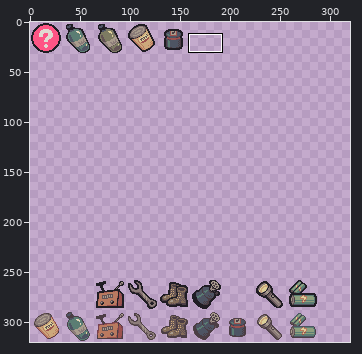
Edited in one commit: pixel-art file (godot/res/items.aseprite). Above: a wide view before the commit, with the close-up outlined.
Close-up. Earlier state:
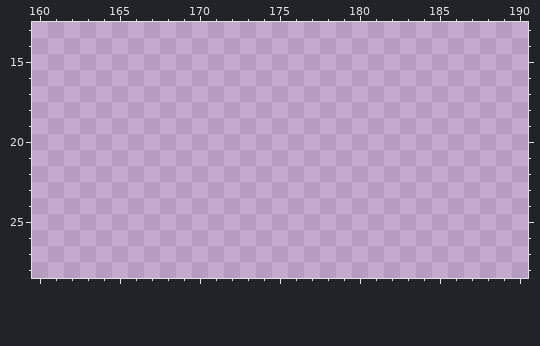
320x320 pixels, 1 frame. Shown: x 160..190, y 13..28. The commit also changed other parts of the picture, which this record leaves out.
After the commit:
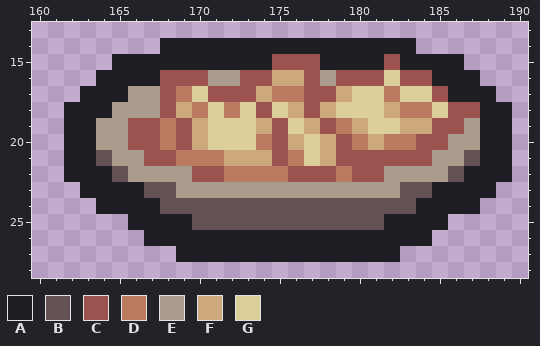
Palette (. is transparent): A #201d24  B #645355  C #9c524e  D #b97a60  E #a99c8d  F #cca87b  G #ddcf99
Diff:
{"change": "layer \"Layer 1\" added"}
{"where": "layers \"Layer 1\", \"Main\""}
{"y":14,"x":168,"old":"................","new":"AAAAAAAAAAAAAAAA"}
{"y":15,"x":165,"old":"......................","new":"AAAAAAAAAACCCAAAACAAAA"}
{"y":16,"x":164,"old":"........................","new":"AAAACCCEECCFFCECCCGCCAAA"}
{"y":17,"x":163,"old":"..........................","new":"AAAEECDGCCCFDDCCFGGDGGCAAA"}
{"y":18,"x":162,"old":"............................","new":"AAAEEECFDGDGCGFCFGGGFDDGCCAA"}
{"y":19,"x":162,"old":"............................","new":"AAEECCDCFGGGFCGFCDFGGFFCCEAA"}
{"y":20,"x":162,"old":"............................","new":"AAEECCDCFGGGDCFGFCDFDDCCEEAA"}
{"y":21,"x":162,"old":"............................","new":"AABEECCDDDFFFCDGFCCCCCCEEBAA"}
{"y":22,"x":162,"old":"............................","new":"AAABEEEECCDDDDCCCDCCEEEEBAAA"}
{"y":23,"x":163,"old":"..........................","new":"AAAABBEEEEEEEEEEEEEEBBAAAA"}
{"y":24,"x":164,"old":"........................","new":"AAAABBBBBBBBBBBBBBBBAAAA"}
{"y":25,"x":166,"old":"....................","new":"AAAABBBBBBBBBBBBAAAA"}
{"y":26,"x":167,"old":"..................","new":"AAAAAAAAAAAAAAAAAA"}
{"y":27,"x":169,"old":"..............","new":"AAAAAAAAAAAAAA"}
{"label":"added","picture_box":[64,38,512,262]}
